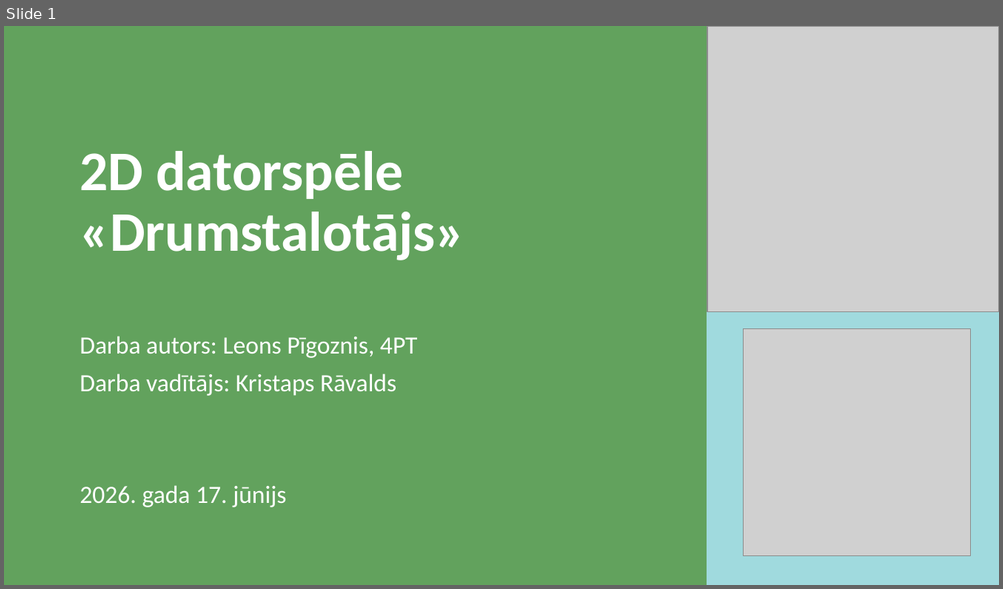
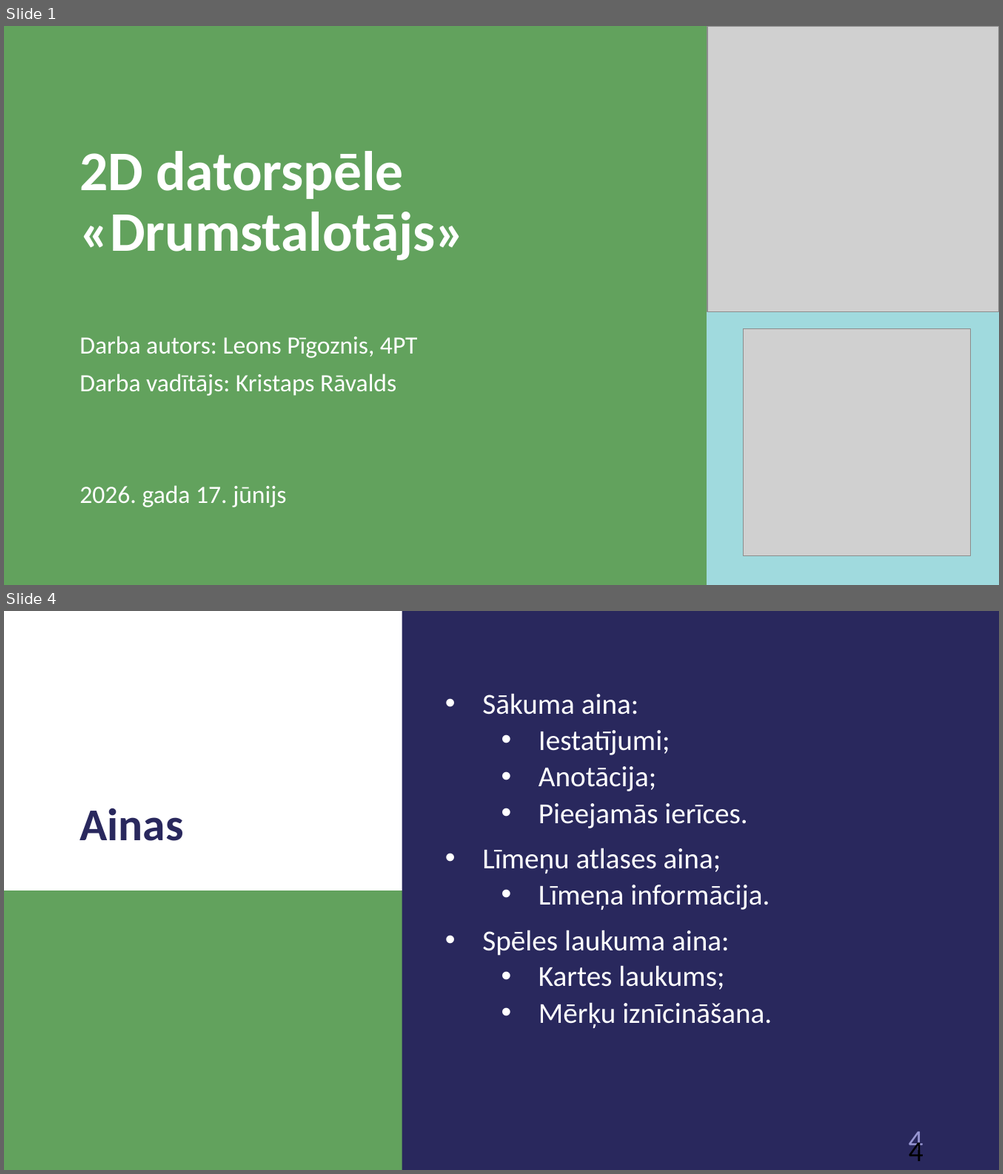
Before and after one commit to 1ivyatan/drumstalotajs, a slide deck: Documentation/Prezentācija.pptx. Shown one above the other, each under a label of ours: slide 1 before the commit, slides 1 and 4 after it; the slides between them are not shown. The pictures are 1003x589 and 1003x1174 pixels, drawn with LibreOffice and Linux fonts; fonts in the diff are those of the drawing; grey boxes stand for pictures. Boxes give left, top, right and bottom in pixels: in the first picture for what was removed or moved away, otherwise in the second. Text is boxed around its words. In the diff, an @@ line names an element or a change of style, - is before the commit and + after.

```diff
--- a/Documentation/Prezentācija.pptx
+++ b/Documentation/Prezentācija.pptx
@@ slide 4 added at (4, 611, 999, 1170), background #29285D @@
@@ rectangle added at (4, 611, 401, 891), fill #FFFFFF @@
@@ text added at (482, 693, 771, 1028), 28 pt, text #FFFFFF @@
+• Sākuma aina:
+  • Iestatījumi;
+  • Anotācija;
+  • Pieejamās ierīces.
+• Līmeņu atlases aina;
+  • Līmeņa informācija.
+• Spēles laukuma aina:
+  • Kartes laukums;
+  • Mērķu iznīcināšana.
@@ title added at (79, 808, 183, 841), 44 pt, text #29285D, bold @@
+Ainas
@@ rectangle added at (4, 891, 401, 1170), fill #62A25D @@
@@ page number added at (908, 1138, 923, 1162), 28 pt, text #9796D2 @@
+4
@@ page number added at (908, 1132, 923, 1158), 28 pt, text #000000 @@
+4
```
Also in this commit, not shown: 1 slide changed, 5 other slides added.
